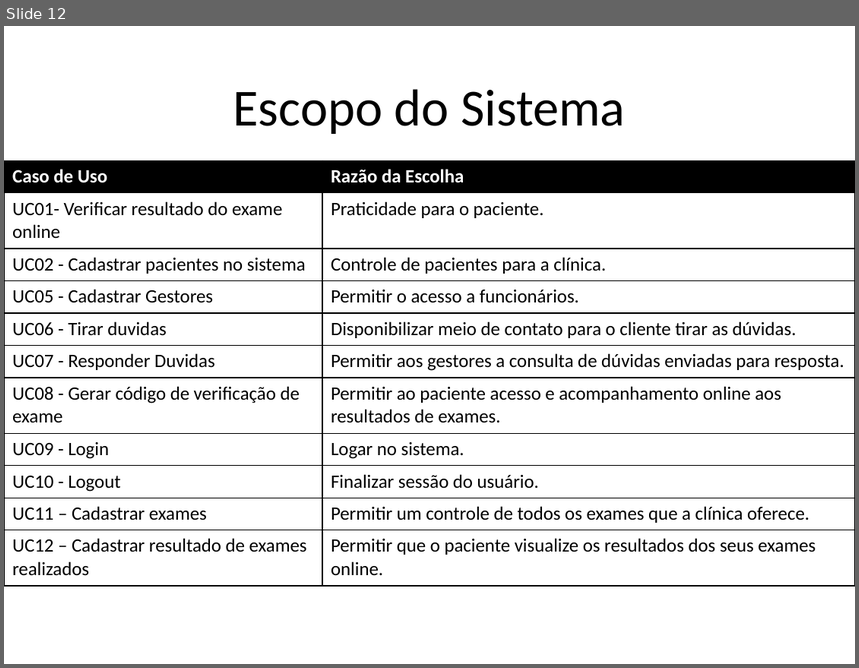
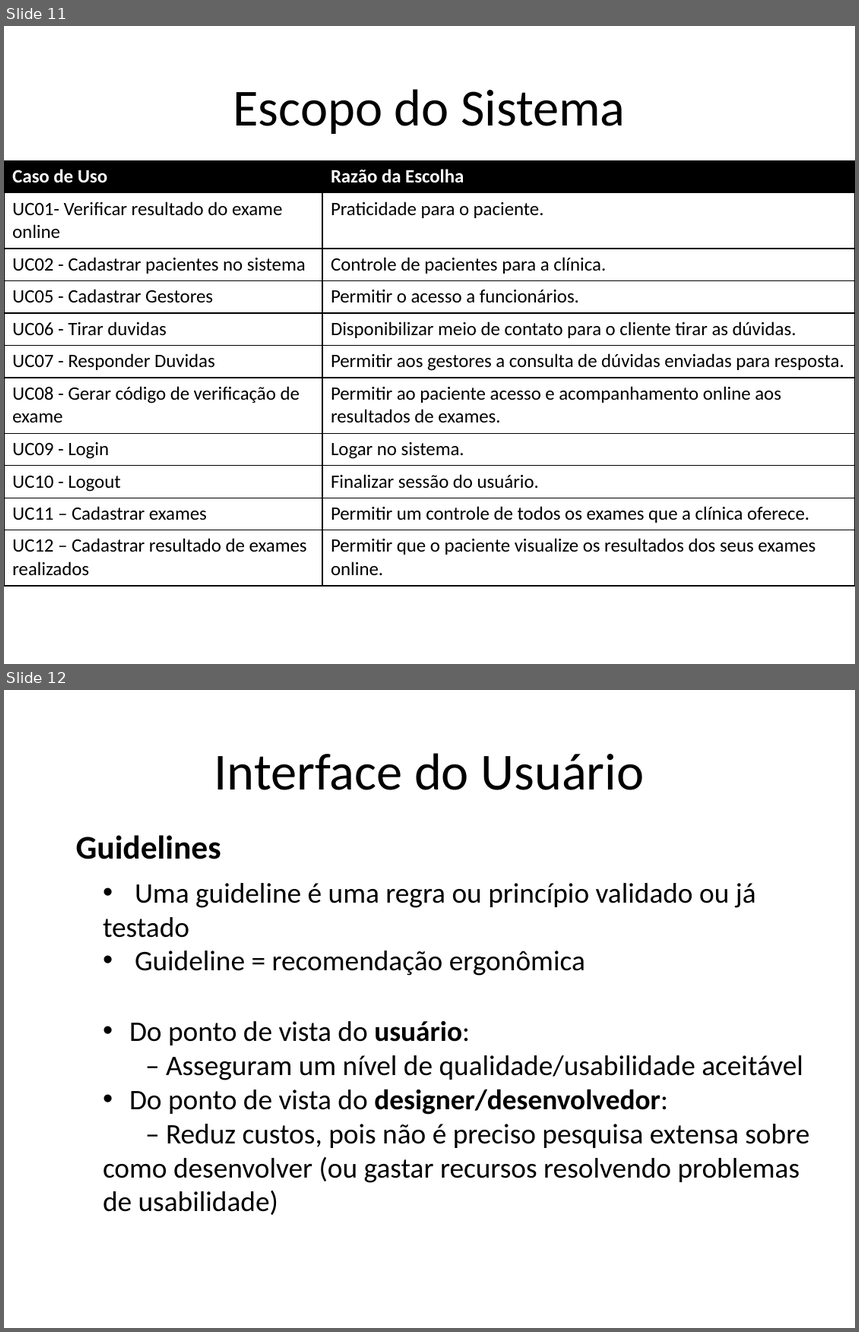
Before and after one commit to kokmz/TCCHUE, a slide deck: documentacao/G4_Apresentacao2sem2014_Final.pptx. Shown one above the other, each under a label of ours: slide 12 before the commit, slides 11 and 12 after it. The pictures are 859x668 and 859x1332 pixels, drawn with LibreOffice and Linux fonts; fonts in the diff are those of the drawing; background and template pictures are left out. Boxes give left, top, right and bottom in pixels: in the first picture for what was removed or moved away, otherwise in the second. Text is boxed around its words. In the diff, an @@ line names an element or a change of style, - is before the commit and + after.

```diff
--- a/documentacao/G4_Apresentacao2sem2014_Final.pptx
+++ b/documentacao/G4_Apresentacao2sem2014_Final.pptx
@@ slide 12 added at (4, 690, 855, 1328), background picture (left out) @@
@@ title added at (215, 753, 644, 790), 44 pt, text #000000 @@
+Interface do Usuário
@@ text added at (76, 835, 221, 859), 28 pt, text #000000, bold @@
+Guidelines
@@ text added at (103, 883, 756, 976), 24 pt, text #000000 @@
+• Uma guideline é uma regra ou princípio validado ou já
+testado
+• Guideline = recomendação ergonômica
@@ text added at (103, 1021, 810, 1215), 24 pt, text #000000 @@
+• Do ponto de vista do usuário:
+  – Asseguram um nível de qualidade/usabilidade aceitável
+• Do ponto de vista do designer/desenvolvedor:
+  – Reduz custos, pois não é preciso pesquisa extensa sobre
+como desenvolver (ou gastar recursos resolvendo problemas
+de usabilidade)
@@ what was slide 12 is now slide 11 @@
```
Also in this commit, not shown: 23 slides changed, 16 other slides added, 1 slide removed.
